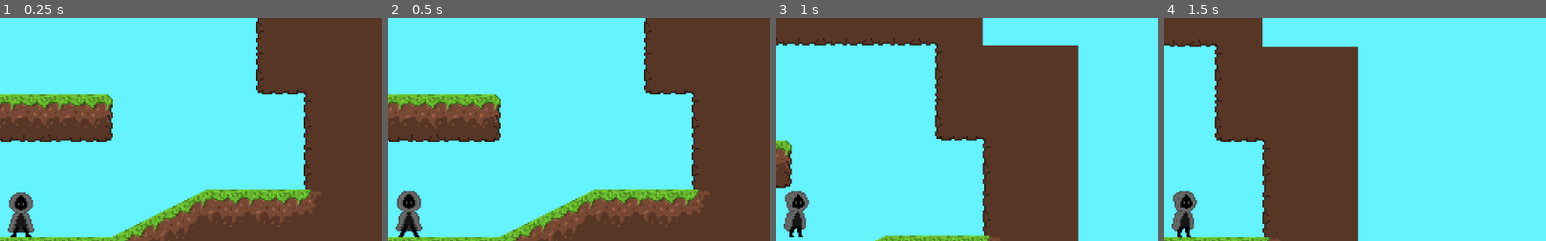
Above: before the commit, frames 1-4 (left to right).
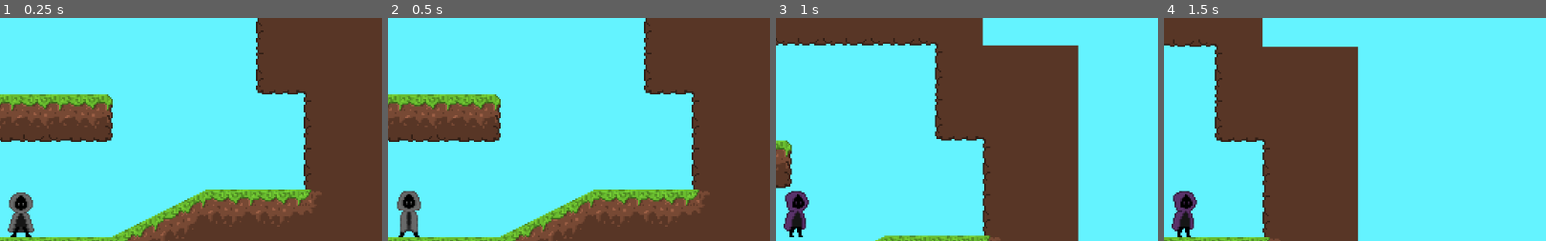
Above: after the commit, the same moments.

Repository: notfennecks/Cryptic-Crusade
Game: Godot game, scene res://Scenes/TestScene.tscn
The game is run twice, just before and just after one commit, with the same random seed, the same clock (stepped at 60 frames per second) and the same inputs.
Inputs (mouse positions are % of the whole screen's width and height, from its top left):
- Up to frame 1 (0.25 s): no input
- Up to frame 2 (0.5 s): no input
- Up to frame 3 (1 s): move the mouse to (72, 45) at 0.52 s; hold D (right) from 0.53 s (still down); tap 4 (dark, bound only after the commit) at 0.6 s; tap Space (jump) at 0.77 s; tap 2 (fire, bound only after the commit) at 0.8 s
- Up to frame 4 (1.5 s): keep holding D (right); move the mouse to (30, 55) at 1.27 s; tap 2 (fire, bound only after the commit) at 1.35 s
The pictures show only the part of the screen within x 47-97%, y 6-56%; the shares and areas given below are measured in that part.

Frame 1 is identical in both runs. In frame 2, 0.4% of the frame differs, in the area x 2-9%, y 79-97%; in frame 3, 0.6%, in the area x 2-9%, y 77-96%; in frame 4, 0.6%.

Commit message:
Stance changes
I did all the basic code needed for the stances.

Diff:
--- a/GodotProject/Scenes/NeutralHood.tscn
+++ b/GodotProject/Scenes/NeutralHood.tscn
@@ -1,27 +1,91 @@
-[gd_scene load_steps=10 format=2]
+[gd_scene load_steps=34 format=2]
 
 [ext_resource path="res://Scripts/NeutralHood.gd" type="Script" id=1]
-[ext_resource path="res://assets/Characters/Idle/NeutralHoodIdle1.png" type="Texture" id=2]
-[ext_resource path="res://assets/Characters/Idle/NeutralHoodIdle2.png" type="Texture" id=3]
-[ext_resource path="res://assets/Characters/Idle/NeutralHoodIdle3.png" type="Texture" id=4]
-[ext_resource path="res://assets/Characters/Idle/NeutralHoodIdle4.png" type="Texture" id=5]
-[ext_resource path="res://assets/Characters/Idle/NeutralHoodIdle5.png" type="Texture" id=6]
-[ext_resource path="res://assets/Characters/Run/NeutralHoodIdleRun.png" type="Texture" id=7]
+[ext_resource path="res://assets/Characters/Idle/Light/LightIdle1.png" type="Texture" id=2]
+[ext_resource path="res://assets/Characters/Idle/Light/LightIdle2.png" type="Texture" id=3]
+[ext_resource path="res://assets/Characters/Idle/Light/LightIdle3.png" type="Texture" id=4]
+[ext_resource path="res://assets/Characters/Idle/Light/LightIdle4.png" type="Texture" id=5]
+[ext_resource path="res://assets/Characters/Idle/Light/LightIdle5.png" type="Texture" id=6]
+[ext_resource path="res://assets/Characters/Run/Neutral/NeutralRun1.png" type="Texture" id=7]
+[ext_resource path="res://assets/Characters/Idle/Neutral/NeutralIdle1.png" type="Texture" id=8]
+[ext_resource path="res://assets/Characters/Idle/Neutral/NeutralIdle2.png" type="Texture" id=9]
+[ext_resource path="res://assets/Characters/Idle/Neutral/NeutralIdle3.png" type="Texture" id=10]
+[ext_resource path="res://assets/Characters/Idle/Neutral/NeutralIdle4.png" type="Texture" id=11]
+[ext_resource path="res://assets/Characters/Idle/Neutral/NeutralIdle5.png" type="Texture" id=12]
+[ext_resource path="res://assets/Characters/Run/Light/LightRun1.png" type="Texture" id=13]
+[ext_resource path="res://assets/Characters/Run/Dark/DarkRun1.png" type="Texture" id=14]
+[ext_resource path="res://assets/Characters/Run/Ice/IceRun1.png" type="Texture" id=15]
+[ext_resource path="res://assets/Characters/Run/Fire/FireRun1.png" type="Texture" id=16]
+[ext_resource path="res://assets/Characters/Idle/Fire/FireIdle1.png" type="Texture" id=17]
+[ext_resource path="res://assets/Characters/Idle/Fire/FireIdle2.png" type="Texture" id=18]
+[ext_resource path="res://assets/Characters/Idle/Fire/FireIdle3.png" type="Texture" id=19]
+[ext_resource path="res://assets/Characters/Idle/Fire/FireIdle4.png" type="Texture" id=20]
+[ext_resource path="res://assets/Characters/Idle/Fire/FireIdle5.png" type="Texture" id=21]
+[ext_resource path="res://assets/Characters/Idle/Dark/DarkIdle1.png" type="Texture" id=22]
+[ext_resource path="res://assets/Characters/Idle/Dark/DarkIdle2.png" type="Texture" id=23]
+[ext_resource path="res://assets/Characters/Idle/Dark/DarkIdle3.png" type="Texture" id=24]
+[ext_resource path="res://assets/Characters/Idle/Dark/DarkIdle4.png" type="Texture" id=25]
+[ext_resource path="res://assets/Characters/Idle/Dark/DarkIdle5.png" type="Texture" id=26]
+[ext_resource path="res://assets/Characters/Idle/Ice/IceIdle1.png" type="Texture" id=27]
+[ext_resource path="res://assets/Characters/Idle/Ice/IceIdle2.png" type="Texture" id=28]
+[ext_resource path="res://assets/Characters/Idle/Ice/IceIdle3.png" type="Texture" id=29]
+[ext_resource path="res://assets/Characters/Idle/Ice/IceIdle4.png" type="Texture" id=30]
+[ext_resource path="res://assets/Characters/Idle/Ice/IceIdle5.png" type="Texture" id=31]
 
-[sub_resource type="SpriteFrames" id=3]
+[sub_resource type="SpriteFrames" id=1]
 animations = [ {
 "frames": [ ExtResource( 2 ), ExtResource( 3 ), ExtResource( 4 ), ExtResource( 5 ), ExtResource( 6 ) ],
 "loop": true,
-"name": "Idle",
-"speed": 6.5
+"name": "Idle_Light",
+"speed": 5.0
 }, {
 "frames": [ ExtResource( 7 ) ],
 "loop": true,
-"name": "Run",
+"name": "Run_Neutral",
+"speed": 5.0
+}, {
+"frames": [ ExtResource( 8 ), ExtResource( 9 ), ExtResource( 10 ), ExtResource( 11 ), ExtResource( 12 ) ],
+"loop": true,
+"name": "Idle_Neutral",
+"speed": 5.0
+}, {
+"frames": [ ExtResource( 13 ) ],
+"loop": true,
+"name": "Run_Light",
+"speed": 5.0
+}, {
+"frames": [ ExtResource( 14 ) ],
+"loop": true,
+"name": "Run_Dark",
+"speed": 5.0
+}, {
+"frames": [ ExtResource( 15 ) ],
+"loop": true,
+"name": "Run_Ice",
+"speed": 5.0
+}, {
+"frames": [ ExtResource( 16 ) ],
+"loop": true,
+"name": "Run_Fire",
+"speed": 5.0
+}, {
+"frames": [ ExtResource( 17 ), ExtResource( 18 ), ExtResource( 19 ), ExtResource( 20 ), ExtResource( 21 ) ],
+"loop": true,
+"name": "Idle_Fire",
+"speed": 5.0
+}, {
+"frames": [ ExtResource( 22 ), ExtResource( 23 ), ExtResource( 24 ), ExtResource( 25 ), ExtResource( 26 ) ],
+"loop": true,
+"name": "Idle_Dark",
+"speed": 5.0
+}, {
+"frames": [ ExtResource( 27 ), ExtResource( 28 ), ExtResource( 29 ), ExtResource( 30 ), ExtResource( 31 ) ],
+"loop": true,
+"name": "Idle_Ice",
 "speed": 5.0
 } ]
 
-[sub_resource type="CapsuleShape2D" id=1]
+[sub_resource type="CapsuleShape2D" id=2]
 radius = 8.05135
 height = 15.7307
 
@@ -30,11 +94,11 @@
 script = ExtResource( 1 )
 
 [node name="Sprite" type="AnimatedSprite" parent="."]
-frames = SubResource( 3 )
-animation = "Idle"
+frames = SubResource( 1 )
+animation = "Run_Light"
 
 [node name="CollisionShape2D" type="CollisionShape2D" parent="."]
-shape = SubResource( 1 )
+shape = SubResource( 2 )
 
 [node name="Camera2D" type="Camera2D" parent="."]
 current = true
@@ -54,6 +118,12 @@
 points = PoolVector2Array( 0, 0, 0, 0 )
 width = 4.0
 default_color = Color( 1, 1, 1, 1 )
+texture_mode = 1059061760
 
 [node name="DashTween" type="Tween" parent="."]
+
+[node name="StanceTimer" type="Timer" parent="."]
+wait_time = 2.0
+autostart = true
 [connection signal="tween_completed" from="DashTween" to="." method="_on_DashTween_tween_completed"]
+[connection signal="timeout" from="StanceTimer" to="." method="_on_StanceTimer_timeout"]
--- a/GodotProject/Scripts/NeutralHood.gd
+++ b/GodotProject/Scripts/NeutralHood.gd
@@ -13,25 +13,56 @@
 enum {IDLE, RUN, JUMP, DEAD, DASH}  #Declaring states as enumerated types.
 var state  #Variable state to track current state.
 
+enum {NEUTRAL, FIRE, ICE, DARK, LIGHT}
+var stance
+var can_switch_stance = true
+var stance_idle = {
+	0: "Idle_Neutral",
+	1: "Idle_Fire",
+	2: "Idle_Ice",
+	3: "Idle_Dark",
+	4: "Idle_Light"}
+var stance_run = {
+	0: "Run_Neutral",
+	1: "Run_Fire",
+	2: "Run_Ice",
+	3: "Run_Dark",
+	4: "Run_Light"}
+
 var velocity = Vector2()  #Variable velocity to store and apply player movement.
 
 func _ready():  #Runs function soon as scene is loaded.
+	change_stance(NEUTRAL)
 	change_state(IDLE)  #Changes state to IDLE
 
 func change_state(new_state):  #Runs function when state needs to be changed. Taking the new_state as argument.
 	state = new_state  #Sets the state variable to the state it needs to change to.
 	match state:  #Matches the state with its correct name and runs the embedded code.
 		IDLE:
-			$Sprite.animation = "Idle"
+			$Sprite.animation = stance_idle[stance]
 			$Sprite.playing = true
 		RUN:
-			$Sprite.animation = "Run"
+			$Sprite.animation = stance_run[stance]
 			$Sprite.playing = true
 		JUMP:
-			$Sprite.animation = "Run"
+			$Sprite.animation = stance_run[stance]
 			$Sprite.playing = true
 		DEAD:
 			print("dead")
+
+func change_stance(new_stance):
+	stance = new_stance
+	match stance:
+		NEUTRAL:
+			print("Neutral stance")
+		FIRE:
+			print("Fire stance")
+		ICE:
+			print("Ice stance")
+		DARK:
+			print("Dark stance")
+		LIGHT:
+			print("Light stance")
 
 func _physics_process(delta):  #Function for calculating physics for player.
 	velocity.y += gravity * delta  #Applies gravity to player.
@@ -94,6 +125,33 @@
 	#Once player lands reset jump count.
 	if is_on_floor():
 		jump_count = 1
+	#-------------------------------------------------
+	#Stance switches
+	if Input.is_action_just_pressed("neutral") and can_switch_stance:
+		change_stance(NEUTRAL)
+		change_state(state)
+		can_switch_stance = false
+		$StanceTimer.start()
+	if Input.is_action_just_pressed("fire") and can_switch_stance:
+		change_stance(FIRE)
+		change_state(state)
+		can_switch_stance = false
+		$StanceTimer.start()
+	if Input.is_action_just_pressed("ice") and can_switch_stance:
+		change_stance(ICE)
+		change_state(state)
+		can_switch_stance = false
+		$StanceTimer.start()
+	if Input.is_action_just_pressed("dark") and can_switch_stance:
+		change_stance(DARK)
+		change_state(state)
+		can_switch_stance = false
+		$StanceTimer.start()
+	if Input.is_action_just_pressed("light") and can_switch_stance:
+		change_stance(LIGHT)
+		change_state(state)
+		can_switch_stance = false
+		$StanceTimer.start()
 
 func dash_line(mouse, pos):  #Calculates and Executes dash line.
 	if can_line_dash == false:  #If player can not line dash return.
@@ -137,3 +195,6 @@
 	#--------------------------------
 	dash_angle += 90  #Offsets angle because zero angle is going down.
 	$DashCheck.rotation_degrees = -dash_angle  #Inverts angle because negative angles go counter-clockwise.
+
+func _on_StanceTimer_timeout():
+	can_switch_stance = true
--- a/GodotProject/project.godot
+++ b/GodotProject/project.godot
@@ -56,6 +56,31 @@
 "events": [ Object(InputEventKey,"resource_local_to_scene":false,"resource_name":"","device":0,"alt":false,"shift":false,"control":false,"meta":false,"command":false,"pressed":false,"scancode":16777237,"unicode":0,"echo":false,"script":null)
  ]
 }
+neutral={
+"deadzone": 0.5,
+"events": [ Object(InputEventKey,"resource_local_to_scene":false,"resource_name":"","device":0,"alt":false,"shift":false,"control":false,"meta":false,"command":false,"pressed":false,"scancode":49,"unicode":0,"echo":false,"script":null)
+ ]
+}
+fire={
+"deadzone": 0.5,
+"events": [ Object(InputEventKey,"resource_local_to_scene":false,"resource_name":"","device":0,"alt":false,"shift":false,"control":false,"meta":false,"command":false,"pressed":false,"scancode":50,"unicode":0,"echo":false,"script":null)
+ ]
+}
+ice={
+"deadzone": 0.5,
+"events": [ Object(InputEventKey,"resource_local_to_scene":false,"resource_name":"","device":0,"alt":false,"shift":false,"control":false,"meta":false,"command":false,"pressed":false,"scancode":51,"unicode":0,"echo":false,"script":null)
+ ]
+}
+dark={
+"deadzone": 0.5,
+"events": [ Object(InputEventKey,"resource_local_to_scene":false,"resource_name":"","device":0,"alt":false,"shift":false,"control":false,"meta":false,"command":false,"pressed":false,"scancode":52,"unicode":0,"echo":false,"script":null)
+ ]
+}
+light={
+"deadzone": 0.5,
+"events": [ Object(InputEventKey,"resource_local_to_scene":false,"resource_name":"","device":0,"alt":false,"shift":false,"control":false,"meta":false,"command":false,"pressed":false,"scancode":53,"unicode":0,"echo":false,"script":null)
+ ]
+}
 
 [layer_names]
 
Binary file added: GodotProject/assets/Characters/Idle/Dark/DarkIdle1.png
Not shown, added: GodotProject/assets/Characters/Idle/Dark/DarkIdle1.png.import
Binary file added: GodotProject/assets/Characters/Idle/Dark/DarkIdle2.png
Not shown, added: GodotProject/assets/Characters/Idle/Dark/DarkIdle2.png.import
Binary file added: GodotProject/assets/Characters/Idle/Dark/DarkIdle3.png
Not shown, added: GodotProject/assets/Characters/Idle/Dark/DarkIdle3.png.import
Binary file added: GodotProject/assets/Characters/Idle/Dark/DarkIdle4.png
Not shown, added: GodotProject/assets/Characters/Idle/Dark/DarkIdle4.png.import
Binary file added: GodotProject/assets/Characters/Idle/Dark/DarkIdle5.png
Not shown, added: GodotProject/assets/Characters/Idle/Dark/DarkIdle5.png.import
Binary file added: GodotProject/assets/Characters/Idle/Fire/FireIdle1.png
Not shown, added: GodotProject/assets/Characters/Idle/Fire/FireIdle1.png.import
(and 56 more such lines)
